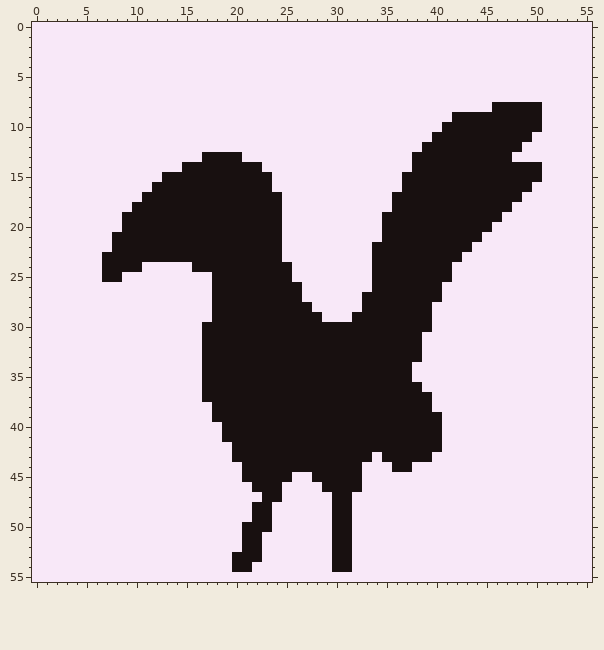
Two states of a pixel-art sprite, sprites/wip-turnipbird.gif. This is how it looked before the edit.
The file is 56x56 pixels.
The result:
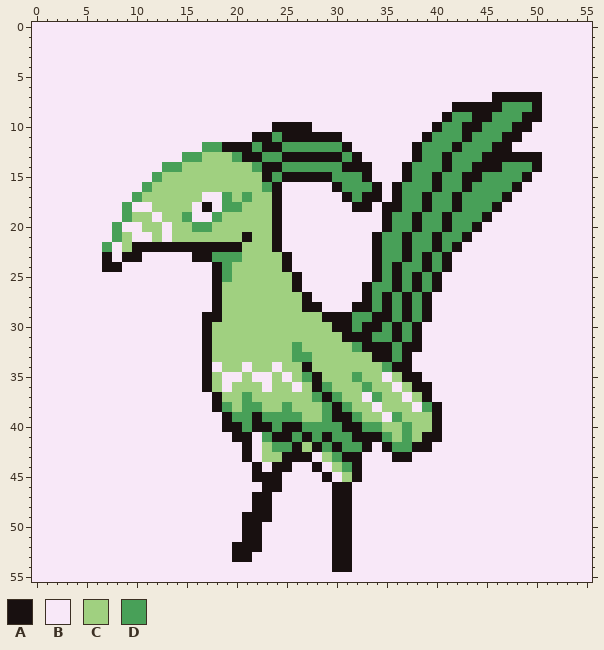
Palette (. is transparent): A #181010  B #f8e8f8  C #a0d080  D #48a058
What changed:
Changed rows in their new state; - is an unchanged pixel.
first column x 7:
 7 ---------------------------------------AAAAA
 8 -----------------------------------AAAA-DDD-
 9 ----------------------------------ADD--DDD--
10 -----------------AAAA------------ADD--DDD--B
11 ---------------AADAAAAAA--------ADDD-DDD--B-
12 ----------DDAAADAADDDDDDA------ADDD-DDD--B--
13 --------DDCCCDAADDAAAAAADA------DD-DDD---AAA
14 ------DDCCCCCCCDAADDDDDDAAA---ADDD-DD---DDD-
15 -----DCCCCCCCCCC-DAAAAADDDA----DD-DD--DDDD-B
16 ----DCCCCCCCCCCCDA-----ADDDA-ADDD-DD-DDDD-B-
17 ---DCCCCCCBBDCDCC-------ADAA--DD-DD-DDDD-B--
18 --DBBCCCCB-BDDCCC--------AA-A-DD-DD-DDD-B---
19 --DCCBCCDBBDCCCCC------------DD-DD-DDD-B----
20 -DBBCCBCCDDCCCCCC------------DD-DD-DD-B-----
21 -DCBBCBCCCCCCC-CC----------ADD-DD-DD-B------
22 DBC-----------CCC-----------DD-DD-D-B-------
23 -B--BBBBB--DDDCCCCA---------DD-D-D-B--------
24 --BB-----BB-DCCCCC----------D-DD-D----------
25 BB----------DCCCCCCA--------D-D-D-B---------
26 ------------CCCCCCC-------ADD-D-D-----------
27 ------------CCCCCCCCA------D-D-D-B----------
28 ------------CCCCCCCC-A---A-D-D-D------------
29 ----------A-CCCCCCCCCCAAADD--D-D------------
30 -----------CCCCCCCCCCCC--D--D-D-B-----------
31 -----------CCCCCCCCCCCCC---DD-D-------------
32 -----------CCCCCCCCDCCCCCD---D--------------
33 -----------CCCCCCCCDDCCCCCC--D-B------------
34 -----------BCCBCCBCC-CCCCCCCD---------------
35 -----------CBBCBBCBCD-CCCDCCBC-A------------
36 -----------CBCCCBCCBC-DCCCDCCBC-A-----------
37 ----------B-CCDCCCCCCD-DCCBDCCBC------------
38 ------------DCDDCCDCCCD-DCCBCCCBDA----------
39 -----------B-DD-DDDDCCD--DCCBDCCC-----------
40 --------------D--D--DDDD--DDCCDCC-----------
41 ------------B--BD--D-D-DD---DCDC------------
42 -------------B-BCDD-C-D-DD-B-DD--B----------
43 -------------B-BCC---BCD--B-B--BB-----------
44 --------------B-B--BB-BCD----BB-------------
45 --------------B---B--B-BC-------------------
46 ---------------B------B--B------------------
47 ---------------A-B--------------------------
49 --------------A-----------------------------
50 ----------------B---------------------------
52 -------------A------------------------------
53 ---------------B----------------------------
54 -------------BB-----------------------------
Where, in picture pixels (left, top, right, bottom), the same in both pictures:
changed: (102, 92, 542, 572)
